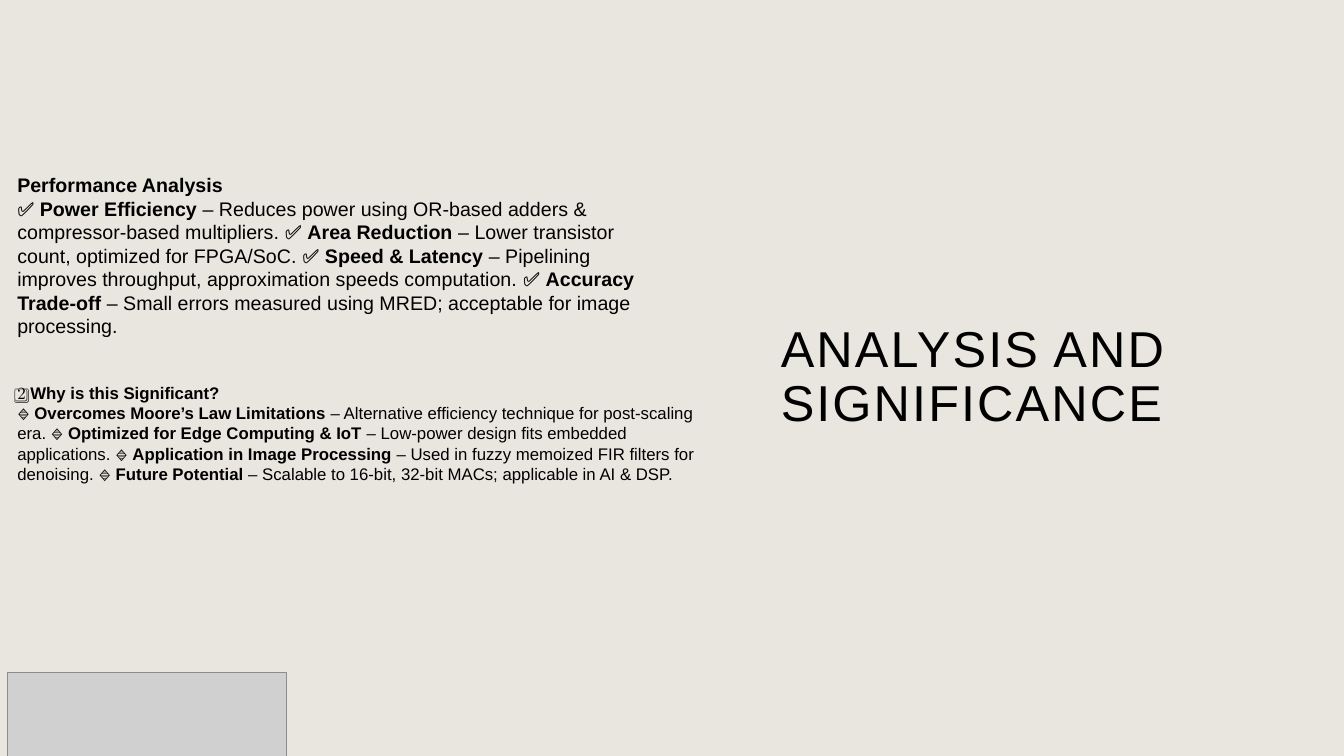
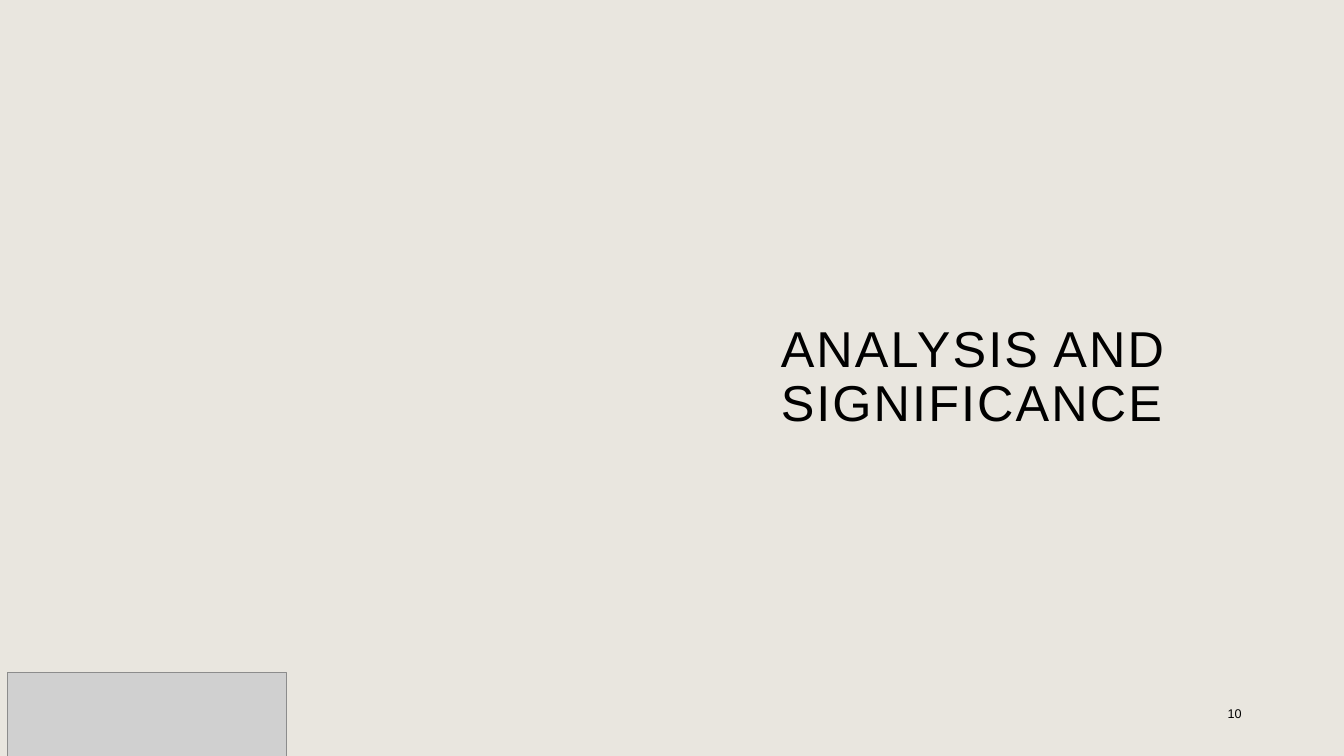
Before and after one commit to AmaanMujawar/EEE381_IIP-Hardware-Accelerator-for-RISCV-Processor, a slide deck: slide 10 of Documents/Public Engagement/PublicEngagementActivity.pptx. Drawn at 1344x756 pixels with LibreOffice and Linux fonts; fonts in the diff are those of the drawing; grey boxes stand for pictures; background and template pictures are left out. Boxes give left, top, right and bottom in pixels: in the first picture for what was removed or moved away, otherwise in the second. Text is boxed around its words. In the diff, an @@ line names an element or a change of style, - is before the commit and + after.

Commit message:
[PublicEngagement] Completed slides structure pending image screenshots of waveforms and testing

```diff
--- a/Documents/Public Engagement/PublicEngagementActivity.pptx
+++ b/Documents/Public Engagement/PublicEngagementActivity.pptx
@@ text removed at (17, 177, 634, 337) @@
-Performance Analysis
-✅ Power Efficiency – Reduces power using OR-based adders & compressor-based multipliers. ✅ Area Reduction – Lower transistor count, optimized for FPGA/SoC. ✅ Speed & Latency – Pipelining improves throughput, approximation speeds computation. ✅ Accuracy Trade-off – Small errors measured using MRED; acceptable for image processing.
@@ text removed at (17, 387, 694, 484) @@
-2️⃣ Why is this Significant?
-🔹 Overcomes Moore’s Law Limitations – Alternative efficiency technique for post-scaling era. 🔹 Optimized for Edge Computing & IoT – Low-power design fits embedded applications. 🔹 Application in Image Processing – Used in fuzzy memoized FIR filters for denoising. 🔹 Future Potential – Scalable to 16-bit, 32-bit MACs; applicable in AI & DSP.
@@ page number added at (1228, 709, 1242, 718), 9 pt, text #000000 @@
+10
```
Also in this commit, not shown: 8 other slides changed, 2 slides added, 3 slides removed.
